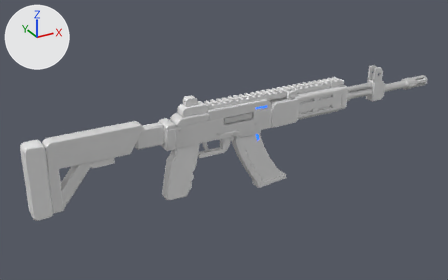
What one commit did to the FBX model art-source/weapons/Exports/Vandal.fbx.
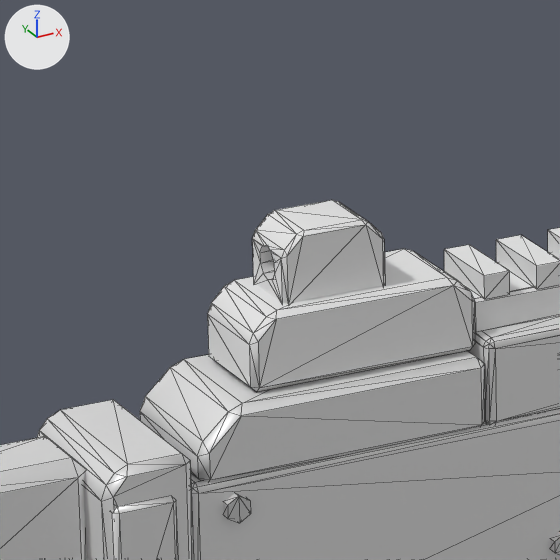
The first picture shows the older version from a 50 mm lens placed at (-1.93, -4.2, 2.22), pointed at (0.45, 0.12, 0.06). The close-ups show the older and then the newer version on the part from 34% to 49% of the width and 26% to 49% of the height of that picture. Only the edits that show in the close-ups are written down. Lighting does not change. The marker at upper left points along +X, +Y and +Z. The close-ups show mesh edges as thin lines.

Objects in the first close-up: 'Pins', 'Rail', 'RearSight_Dark', 'Receiver_Panel', 'Stock_Panel'.
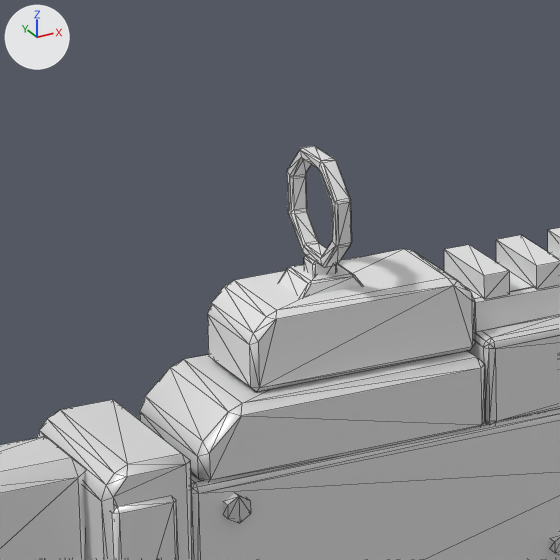
Where the change shows, as pixel boxes (x1, y1, x2, y2) in the close-ups (560 x 560 px; the box of a moved part takes in the faces that stretch with it):
'RearSight_Dark', reshaped (28% taller)
    before: (208, 200, 475, 392)
    after: (208, 146, 475, 392)
part 1 of me_vandal_rearsight_003, added
    after: (304, 255, 337, 276)
part 2 of me_vandal_rearsight_003, added
    after: (280, 264, 362, 296)
part 3 of me_vandal_rearsight_003, moved or reshaped
    before: (252, 200, 385, 304)
    after: (287, 146, 352, 267)

The edits, one by one:
me_vandal_rearsight_003 is used by ob_rearsight_dark; location (0.0, 0.0, 0.0).
me_vandal_rearsight_003 had 96 vertices, 188 faces and spanned x -0.015..0.211, y -0.05..0.05, z 0.412..0.552.
me_vandal_rearsight_003 now has 180 vertices, 348 faces and spans x -0.015..0.211, y -0.051..0.051, z 0.412..0.61.
me_vandal_rearsight_003 part 1: a new loose piece of 24 vertices spanning x 0.065..0.09, y -0.011..0.011, z 0.483..0.512, in mat_body_dark (white #e7e7e7).
me_vandal_rearsight_003 part 2: a new loose piece of 24 vertices spanning x 0.045..0.11, y -0.024..0.024, z 0.483..0.499, in mat_body_dark (white #e7e7e7).
me_vandal_rearsight_003 part 3: 1 vertex moved from x 0.107, y 0.034, z 0.548 to x 0.071, y 0.018, z 0.599; 59 vertices removed from x 0.025..0.127, y -0.034..0.034, z 0.481..0.552; 95 vertices added at x 0.069..0.086, y -0.051..0.051, z 0.509..0.61.
